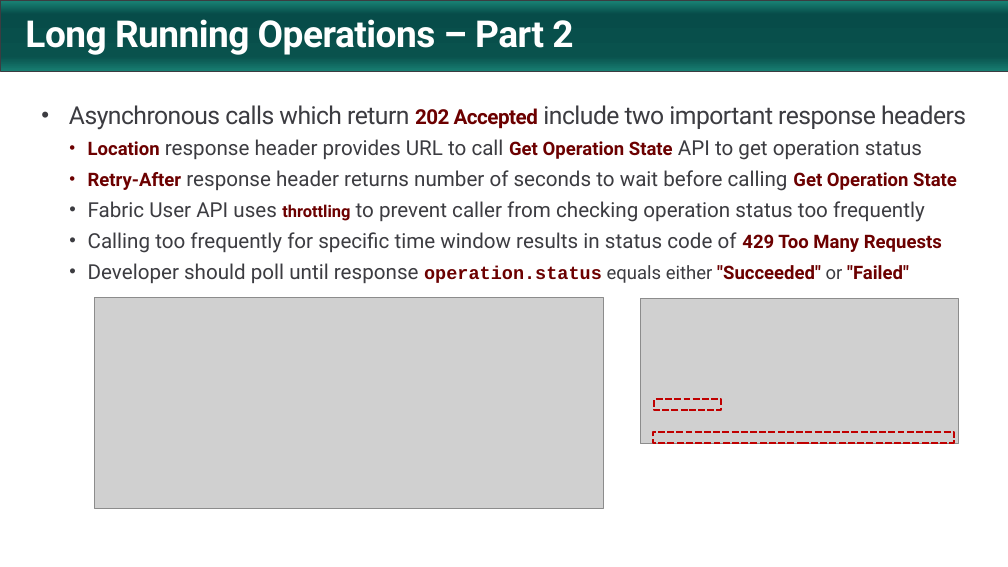
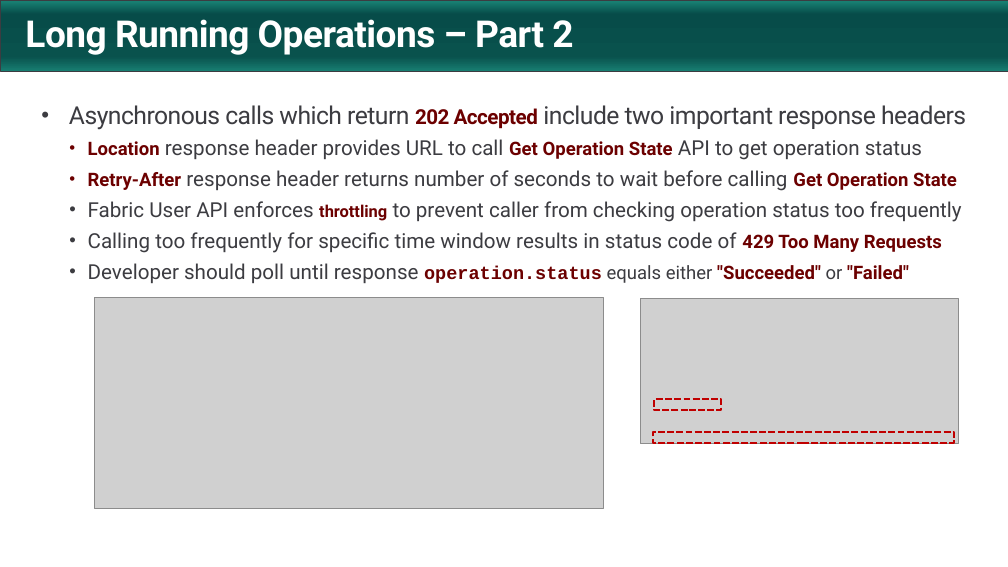
Before and after one commit to PowerBiDevCamp/FabricUserApiDemo, a slide deck: slide 28 of Getting Started.pptx. Drawn at 1008x567 pixels with LibreOffice and Linux fonts; fonts in the diff are those of the drawing; grey boxes stand for pictures; background and template pictures are left out. Boxes give left, top, right and bottom in pixels: in the first picture for what was removed or moved away, otherwise in the second. Text is boxed around its words. In the diff, an @@ line names an element or a change of style, - is before the commit and + after.

```diff
--- a/Getting Started.pptx
+++ b/Getting Started.pptx
@@ text at <box>88,201,962,222</box>: text changed @@
-  • Fabric User API uses throttling to prevent caller from checking operation status too frequently
+  • Fabric User API enforces throttling to prevent caller from checking operation status too frequently
```
Also in this commit, not shown: 12 other slides changed, 1 slide added.
